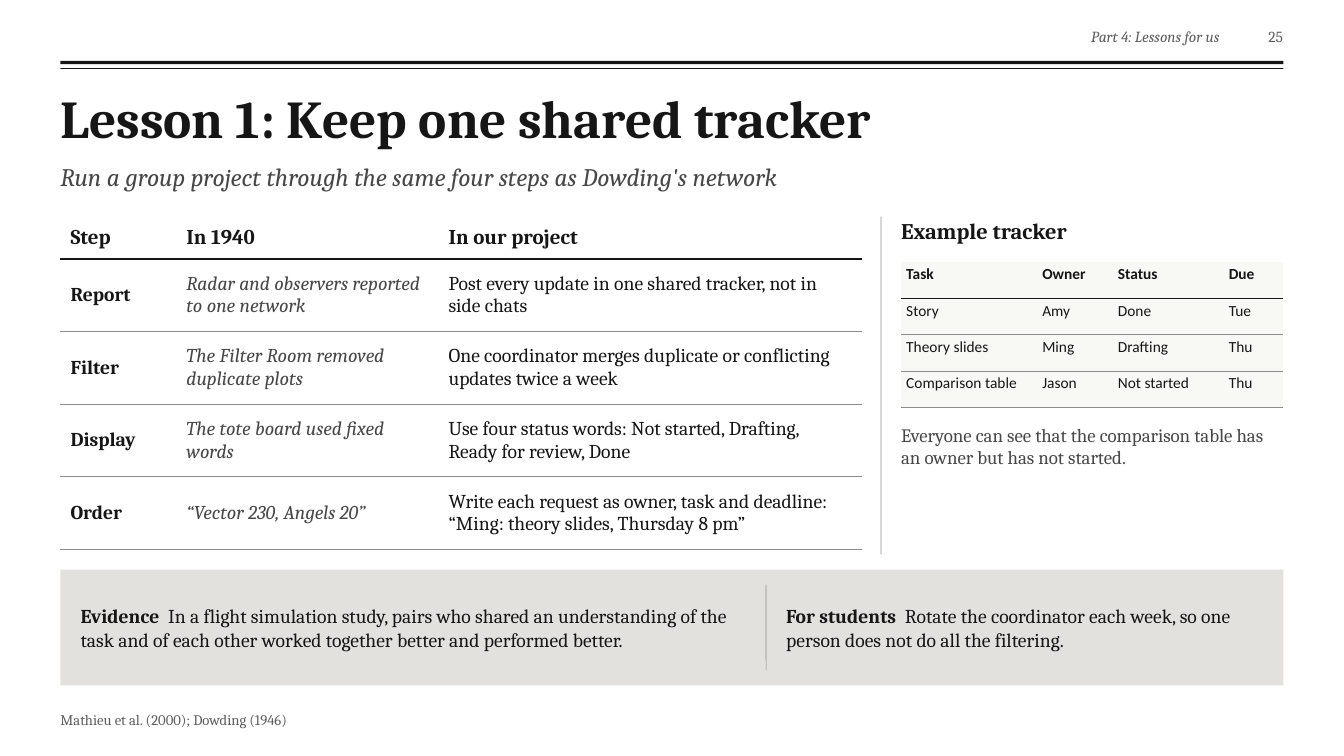
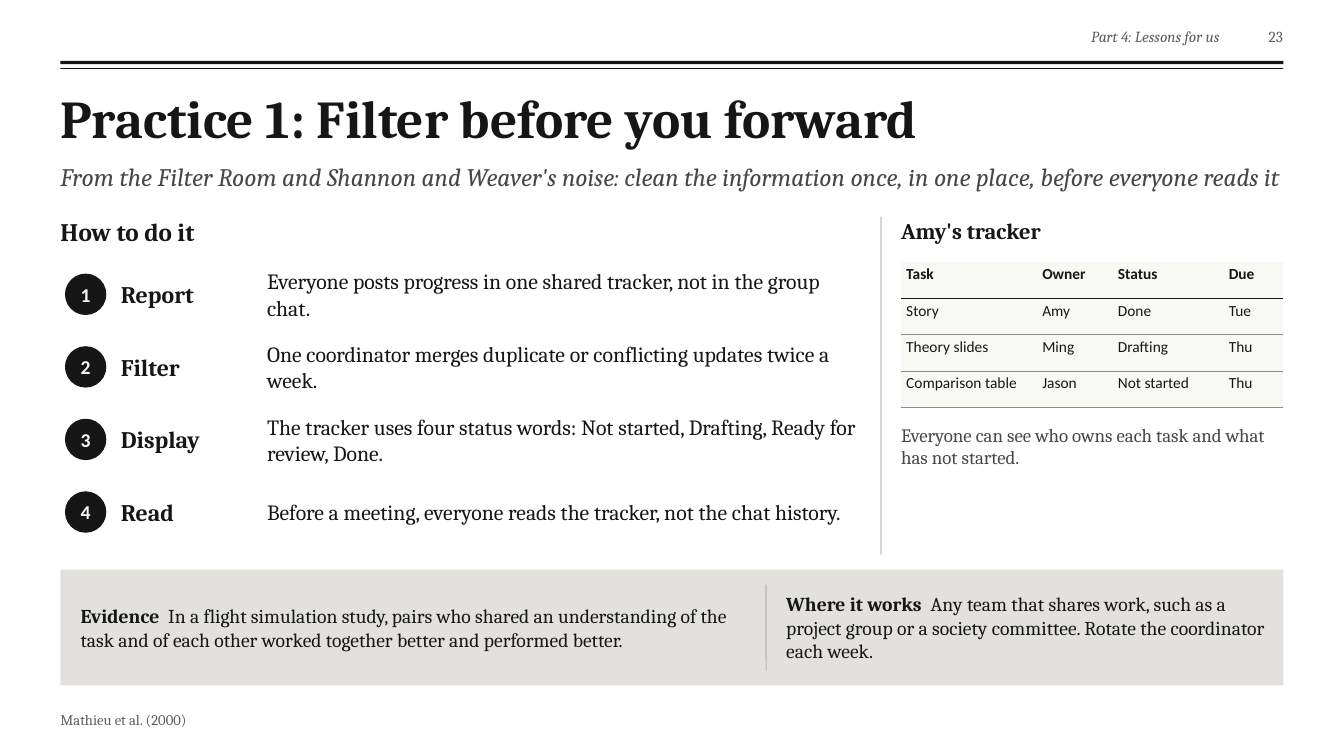
Before and after one commit to fengyiqicoder/fumadocs, a slide deck: slide 23 of dowding-presentation/Dowding_Effective_Communication.pptx (slide 25 before the commit). Drawn at 1344x756 pixels with LibreOffice and Linux fonts; fonts in the diff are those of the drawing; background and template pictures are left out. Boxes give left, top, right and bottom in pixels: in the first picture for what was removed or moved away, otherwise in the second. Text is boxed around its words. In the diff, an @@ line names an element or a change of style, - is before the commit and + after.

```diff
--- a/dowding-presentation/Dowding_Effective_Communication.pptx
+++ b/dowding-presentation/Dowding_Effective_Communication.pptx
@@ page number at <box>1269,31,1283,42</box>: text changed @@
-25
+23
@@ text at <box>60,100,916,149</box>: text changed @@
-Lesson 1: Keep one shared tracker
+Practice 1: Filter before you forward
@@ text at <box>60,168,1279,192</box>: text changed @@
-Run a group project through the same four steps as Dowding's network
+From the Filter Room and Shannon and Weaver's noise: clean the information once, in one place, before everyone reads it
@@ table removed at <box>60,217,862,539</box>, 5 rows, 3 columns @@
-Step | In 1940 | In our project
-Report | Radar and observers reported to one network | Post every update in one shared tracker, not in side chats
-Filter | The Filter Room removed duplicate plots | One coordinator merges duplicate or conflicting updates twice a week
-Display | The tote board used fixed words | Use four status words: Not started, Drafting, Ready for review, Done
-Order | “Vector 230, Angels 20” | Write each request as owner, task and deadline: “Ming: theory slides, Thursday 8 pm”
@@ text added at <box>60,223,194,241</box>, 18 pt, text #161616, bold @@
+How to do it
@@ text at <box>901,223,1041,244</box>: text changed @@
-Example tracker
+Amy's tracker
@@ ellipse added at <box>66,274,106,315</box>, fill #161616, outline #161616 0.75 pt @@
@@ text added at <box>81,289,91,302</box>, 14 pt, text #F6F6F2, bold @@
+1
@@ text added at <box>121,287,194,308</box>, 17 pt, text #161616, bold @@
+Report
@@ text added at <box>267,274,820,317</box>, 15.5 pt, text #161616 @@
+Everyone posts progress in one shared tracker, not in the group chat.
@@ ellipse added at <box>66,347,106,387</box>, fill #161616, outline #161616 0.75 pt @@
@@ text added at <box>121,359,180,376</box>, 17 pt, text #161616, bold @@
+Filter
@@ text added at <box>267,346,829,388</box>, 15.5 pt, text #161616 @@
+One coordinator merges duplicate or conflicting updates twice a week.
@@ text added at <box>81,361,91,374</box>, 14 pt, text #F6F6F2, bold @@
+2
@@ ellipse added at <box>66,419,106,460</box>, fill #161616, outline #161616 0.75 pt @@
@@ text added at <box>267,419,856,464</box>, 15.5 pt, text #161616 @@
+The tracker uses four status words: Not started, Drafting, Ready for review, Done.
@@ text added at <box>81,434,91,447</box>, 14 pt, text #F6F6F2, bold @@
+3
@@ text added at <box>121,431,200,454</box>, 17 pt, text #161616, bold @@
+Display
@@ text at <box>901,429,1265,464</box>: text changed @@
-Everyone can see that the comparison table has an owner but has not started.
+Everyone can see who owns each task and what has not started.
@@ ellipse added at <box>66,492,106,532</box>, fill #161616, outline #161616 0.75 pt @@
@@ text added at <box>81,506,91,519</box>, 14 pt, text #F6F6F2, bold @@
+4
@@ text added at <box>121,504,174,521</box>, 17 pt, text #161616, bold @@
+Read
@@ text added at <box>267,504,840,525</box>, 15.5 pt, text #161616 @@
+Before a meeting, everyone reads the tracker, not the chat history.
@@ text at <box>786,597,1265,658</box>: text changed @@
-For students Rotate the coordinator each week, so one person does not do all the filtering.
+Where it works Any team that shares work, such as a project group or a society committee. Rotate the coordinator each week.
@@ text at <box>60,715,187,727</box>: text changed @@
-Mathieu et al. (2000); Dowding (1946)
+Mathieu et al. (2000)
```
Also in this commit, not shown: 21 other slides changed, 2 slides added, 4 slides removed, 2 other files.
